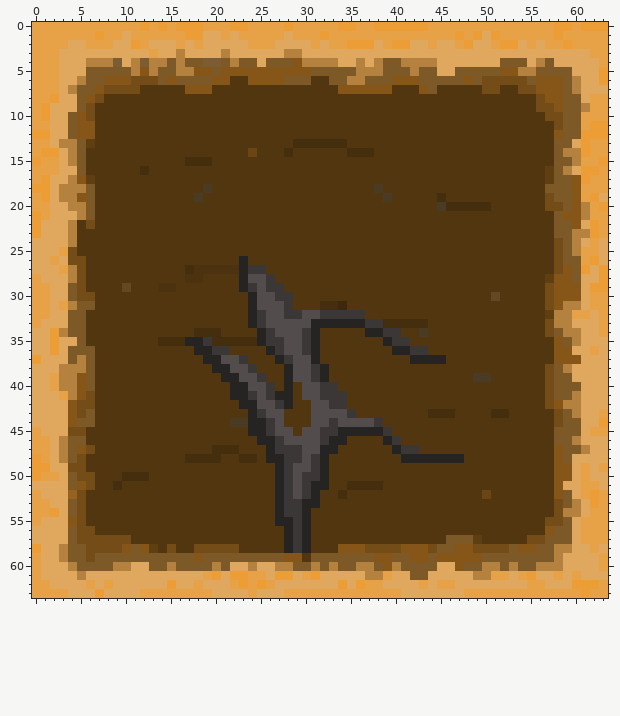
Edited in one commit: pixel-art sprite (src/main/resources/static/css/images/cropImages/6969/5.png). Above: the version before the commit.
The file is 64x64 pixels. Colours within 5 levels of each other are drawn and written as one.
The same view after the edit:
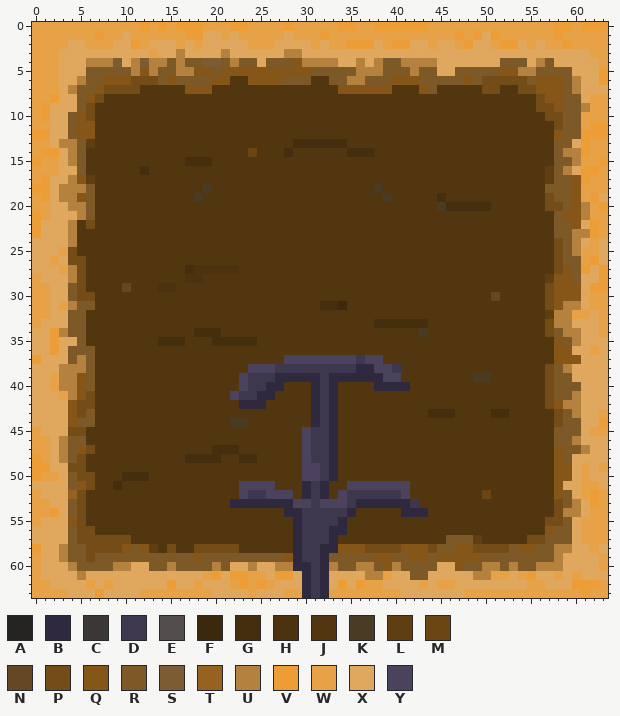
Palette (. is transparent): A #262323  B #2f293f  C #3c3737  D #3e384f  E #524c4c  F #3c280c  G #452e0d  H #4c320f  J #523610  K #4a3b25  L #5f3e12  M #6b4514  N #644825  P #744c18  Q #865618  R #7e5928  S #7c5c32  T #96621f  U #b5813e  V #ec9d35  W #e7a146  X #e0a85f  Y #4b435e
Difference:
@@ x 15..49 @@
 25 JJJJJJJJJJJJJJJJJJJJJJJJJJJJJJJJJJJ
-26 JJJJJJJJAJJJJJJJJJJJJJJJJJJJJJJJJJJ
-27 JJGHHHHHACCJJJJJJJJJJJJJJJJJJJJJJJJ
-28 JJHHJJJJAEECJJJJJJJJJJJJJJJJJJJJJJJ
-29 HJJJJJJJACECCJJJJJJJJJJJJJJJJJJJJJJ
-30 JJJJJJJJJAEECCJJJJJJJJJJJJJJJJJJJJJ
-31 JJJJJJJJJAEEECJJJGGFJJJJJJJJJJJJJJJ
-32 JJJJJJJJJACEECCEECCCCCJJJJJJJJJJJJJ
-33 JJJJJJJJJACEEEEEAAAAAACCGGGGGJJJJJJ
-34 JJJGGGJJJJACEEECAJJJJJAACCJJKJJJJJJ
-35 GGAACGGGGGACCEECAJJJJJJJACCJJJJJJJJ
-36 JJJAACCJJJJACEECAJJJJJJJJAACCJJJJJJ
-37 JJJJAAEECJJJACEEAJJJJJJJJJJAAAAJJJJ
-38 JJJJJAAEECJJJAEECAJJJJJJJJJJJJJJJJJ
-39 JJJJJJAAEECJJAEECAJJJJJJJJJJJJJJJJK
-40 JJJJJJJAAEECJAJEECCJJJJJJJJJJJJJJJJ
-41 JJJJJJJAACECAAJEECCCJJJJJJJJJJJJJJJ
-42 JJJJJJJJAAEECAJJEECCJJJJJJJJJJJJJJJ
-43 JJJJJJJJJACEEJJJEEEECJJJJJJJJGGGJJJ
-44 JJJJJJJKKAACEJJJEECEEEECJJJJJJJJJJJ
-45 JJJJJJJJJAACEEJEECCAAAAACJJJJJJJJJJ
-46 JJJJJJJJJJAACEEEECAAJJJJACJJJJJJJJJ
-47 JJJJJGGGJJJACCCEEAAJJJJJJACCJJJJJJJ
-48 JJGGGGJJGGJAACCECAJJJJJJJJAAAAAAAJJ
-49 JJJJJJJJJJJJACEECAJJJJJJJJJJJJJJJJJ
-50 JJJJJJJJJJJJACECCAJJJJJJJJJJJJJJJJJ
-51 JJJJJJJJJJJJACECAAJJGGGGJJJJJJJJJJJ
-52 JJJJJJJJJJJJACECAJJGJJJJJJJJJJJJJJJ
-53 JJJJJJJJJJJJACCAAJJJJJJJJJJJJJJJJJJ
-54 JJJJJJJJJJJJACCAJJJJJJJJJJJJJJJJJJJ
-55 JJJJJJJJJJJJAACAJJJJJJJJJJJJJJJJJJJ
-56 JJJJJJJJJJJJJACAJJJJJJJJJJJJJJJJJJJ
-57 JJJJJJJJJJJJJACAJJJJJJJJJJJJJJJRRRL
-58 PJJPPPPPJJJJJACAJJJQQQPPPPQQQPRRQQP
-59 RRRQRRRRRRRRRQQJRRRRRRRQQRRQQRQQQQQ
-60 URRRRURXXUXXUURRURURRUURQURRRRXXQRR
-61 XXXXWVXVVWWXVVXWVXXXXXUUWXXRRXXXXXU
-62 VXXWXXXWVWVWXXXXXXXVXVWWXXXXWXWWXXX
-63 WWWWWXXXXWXXXWWWWWWWWWWWWWXXXXXXXWW
+26 JJJJJJJJJJJJJJJJJJJJJJJJJJJJJJJJJJJ
+27 JJGHHHHHJJJJJJJJJJJJJJJJJJJJJJJJJJJ
+28 JJHHJJJJJJJJJJJJJJJJJJJJJJJJJJJJJJJ
+29 HJJJJJJJJJJJJJJJJJJJJJJJJJJJJJJJJJJ
+30 JJJJJJJJJJJJJJJJJJJJJJJJJJJJJJJJJJJ
+31 JJJJJJJJJJJJJJJJJGGFJJJJJJJJJJJJJJJ
+32 JJJJJJJJJJJJJJJJJJJJJJJJJJJJJJJJJJJ
+33 JJJJJJJJJJJJJJJJJJJJJJJGGGGGGJJJJJJ
+34 JJJGGGJJJJJJJJJJJJJJJJJJJJJJKJJJJJJ
+35 GGJJJGGGGGJJJJJJJJJJJJJJJJJJJJJJJJJ
+36 JJJJJJJJJJJJJJJJJJJJJJJJJJJJJJJJJJJ
+37 JJJJJJJJJJJJJYYYYYYYYDYYJJJJJJJJJJJ
+38 JJJJJJJJJYYYDDDDDDDDDBBYYDJJJJJJJJJ
+39 JJJJJJJJYDDDBBBBBDBBBBBBYYJJJJJJJJK
+40 JJJJJJJJYDDBBJJJBDBJJJJBBBBJJJJJJJJ
+41 JJJJJJJYDDBBJJJJBDBJJJJJJJJJJJJJJJJ
+42 JJJJJJJJBBBJJJJJBDBJJJJJJJJJJJJJJJJ
+43 JJJJJJJJJJJJJJJJBDBJJJJJJJJJJGGGJJJ
+44 JJJJJJJKKJJJJJJJBDBJJJJJJJJJJJJJJJJ
+45 JJJJJJJJJJJJJJJYDDBJJJJJJJJJJJJJJJJ
+46 JJJJJJJJJJJJJJJYDDBJJJJJJJJJJJJJJJJ
+47 JJJJJGGGJJJJJJJYDDBJJJJJJJJJJJJJJJJ
+48 JJGGGGJJGGJJJJJYDDBJJJJJJJJJJJJJJJJ
+49 JJJJJJJJJJJJJJJYYDBJJJJJJJJJJJJJJJJ
+50 JJJJJJJJJJJJJJJYYDBJJJJJJJJJJJJJJJJ
+51 JJJJJJJJYYYYJJJBDBJJYYYYYYYJJJJJJJJ
+52 JJJJJJJJYDDYYYJBDBJYDDDDDDYJJJJJJJJ
+53 JJJJJJJBBBBBBBYYDYYYDBBBBBBDJJJJJJJ
+54 JJJJJJJJJJJJJBBDDDDDBJJJJJBBBJJJJJJ
+55 JJJJJJJJJJJJJJBDDDDBJJJJJJJJJJJJJJJ
+56 JJJJJJJJJJJJJJBDDDBBJJJJJJJJJJJJJJJ
+57 JJJJJJJJJJJJJJBDDDBJJJJJJJJJJJJRRRL
+58 PJJPPPPPJJJJJJBDDBBQQQPPPPQQQPRRQQP
+59 RRRQRRRRRRRRRQBDDBRRRRRQQRRQQRQQQQQ
+60 URRRRURXXUXXUUBBDBURRUURQURRRRXXQRR
+61 XXXXWVXVVWWXVVXBDBXXXXUUWXXRRXXXXXU
+62 VXXWXXXWVWVWXXXBDBXVXVWWXXXXWXWWXXX
+63 WWWWWXXXXWXXXWWBDBWWWWWWWWXXXXXXXWW
Boxes around the changes in both pictures, in picture pixels (x1, y1, x2, y2):
changed: (185, 256, 464, 598)
